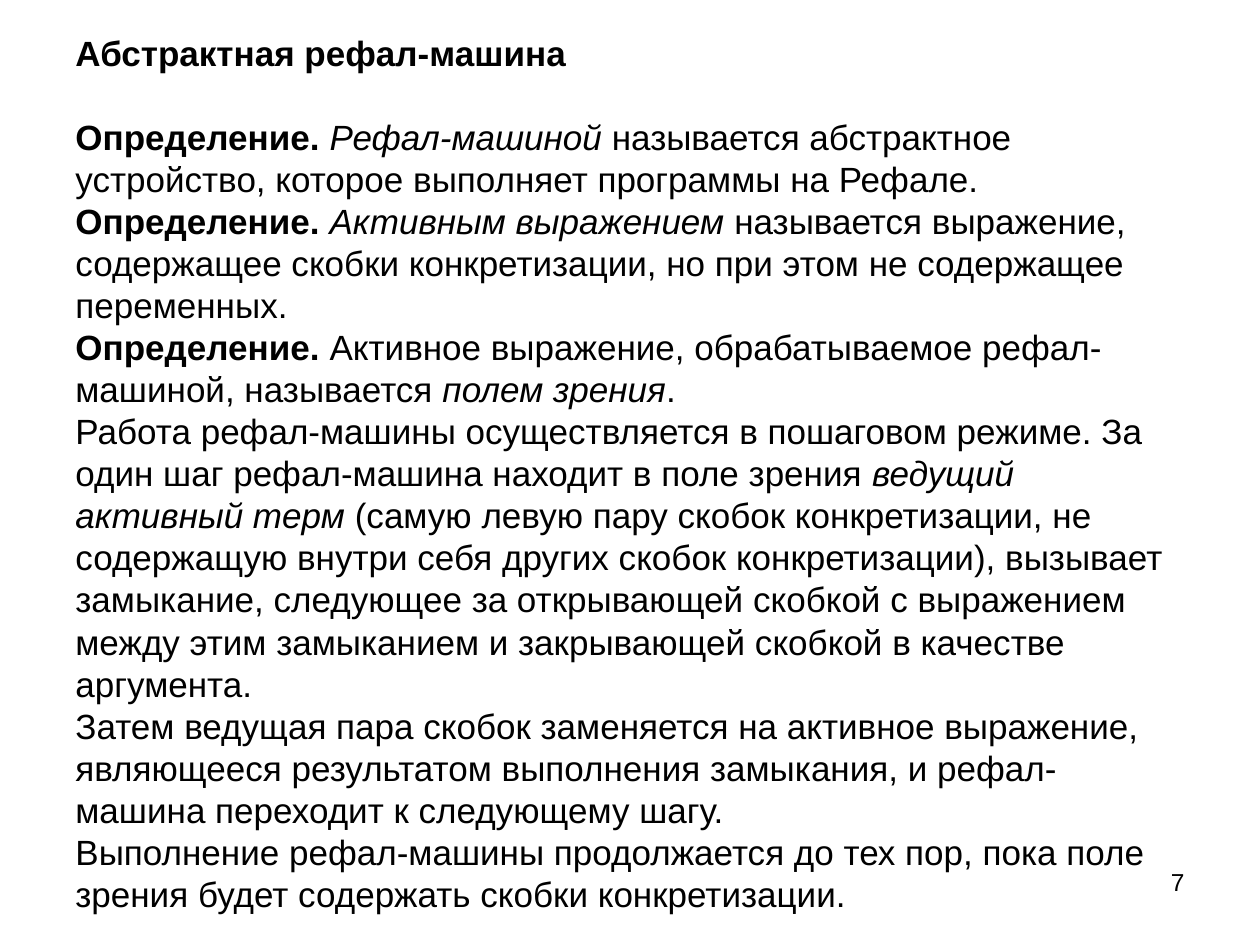
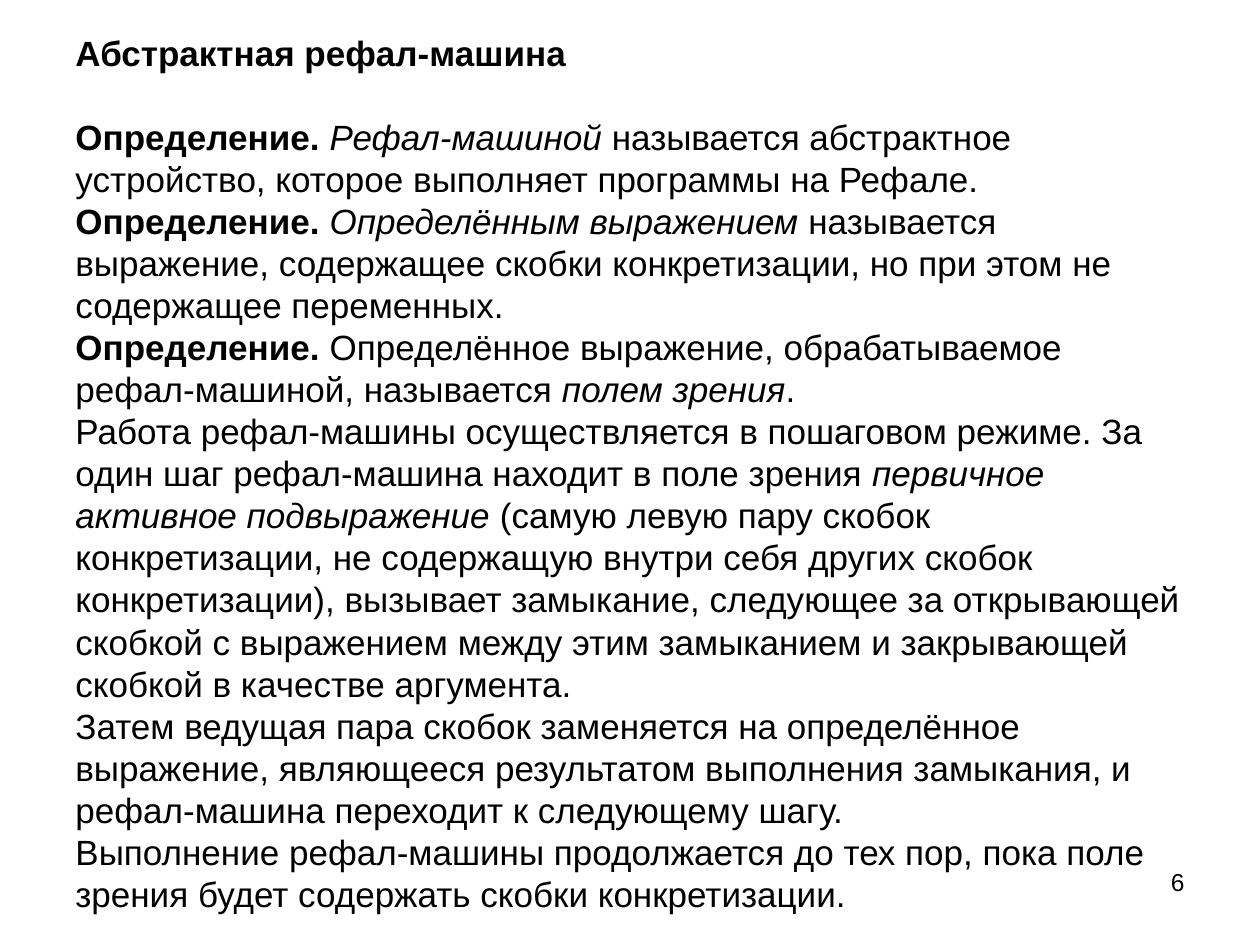
Before and after one commit to Mazdaywik/Refal-05, a slide deck: slide 6 of doc/Компилятор Простого Рефала.ppt (slide 7 before the commit). Drawn at 1260x945 pixels with LibreOffice and Linux fonts; fonts in the diff are those of the drawing. Boxes give left, top, right and bottom in pixels: in the first picture for what was removed or moved away, otherwise in the second. Text is boxed around its words. In the diff, an @@ line names an element or a change of style, - is before the commit and + after.

```diff
--- a/doc/Компилятор Простого Рефала.ppt
+++ b/doc/Компилятор Простого Рефала.ppt
@@ title at (75,40,1179,913): text changed @@
-Абстрактная рефал-машина
-Определение. Рефал-машиной называется абстрактное устройство, которое выполняет программы на Рефале.
-Определение. Активным выражением называется выражение, содержащее скобки конкретизации, но при этом не содержащее переменных.
-Определение. Активное выражение, обрабатываемое рефал-машиной, называется полем зрения.
-Работа рефал-машины осуществляется в пошаговом режиме. За один шаг рефал-машина находит в поле зрения ведущий активный терм (самую левую пару скобок конкретизации, не содержащую внутри себя других скобок конкретизации), вызывает замыкание, следующее за открывающей скобкой с выражением между этим замыканием и закрывающей скобкой в качестве аргумента.
-Затем ведущая пара скобок заменяется на активное выражение, являющееся результатом выполнения замыкания, и рефал-машина переходит к следующему шагу.
-Выполнение рефал-машины продолжается до тех пор, пока поле зрения будет содержать скобки конкретизации.
+Абстрактная рефал-машина
+Определение. Рефал-машиной называется абстрактное устройство, которое выполняет программы на Рефале.
+Определение. Определённым выражением называется выражение, содержащее скобки конкретизации, но при этом не содержащее переменных.
+Определение. Определённое выражение, обрабатываемое рефал-машиной, называется полем зрения.
+Работа рефал-машины осуществляется в пошаговом режиме. За один шаг рефал-машина находит в поле зрения первичное активное подвыражение (самую левую пару скобок конкретизации, не содержащую внутри себя других скобок конкретизации), вызывает замыкание, следующее за открывающей скобкой с выражением между этим замыканием и закрывающей скобкой в качестве аргумента.
+Затем ведущая пара скобок заменяется на определённое выражение, являющееся результатом выполнения замыкания, и рефал-машина переходит к следующему шагу.
+Выполнение рефал-машины продолжается до тех пор, пока поле зрения будет содержать скобки конкретизации.
@@ page number at (1171,874,1185,892): text changed @@
-7
+6
```
Also in this commit, not shown: 13 other slides changed, 16 slides added, 4 slides removed, 3 other files.
